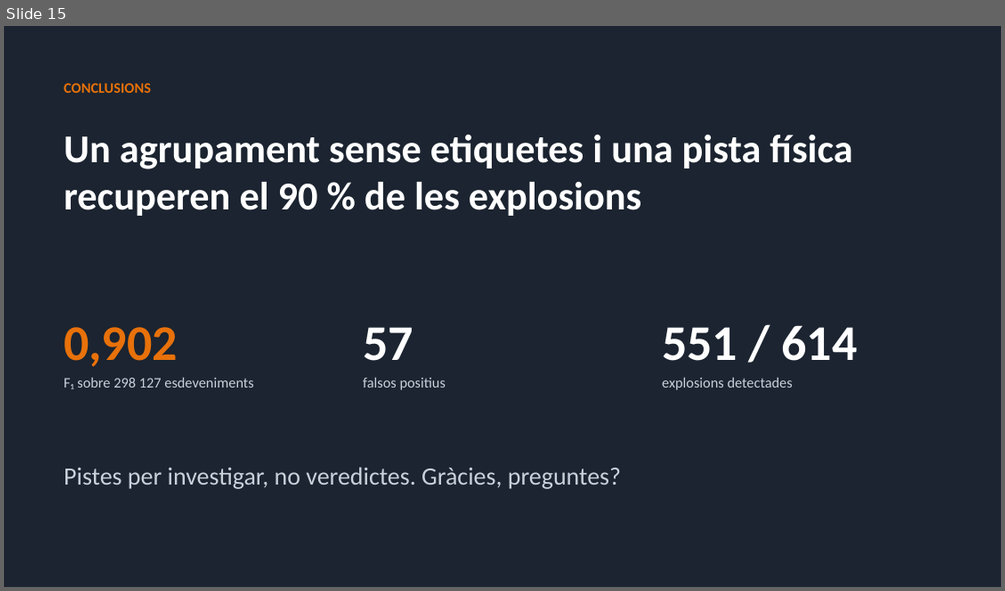
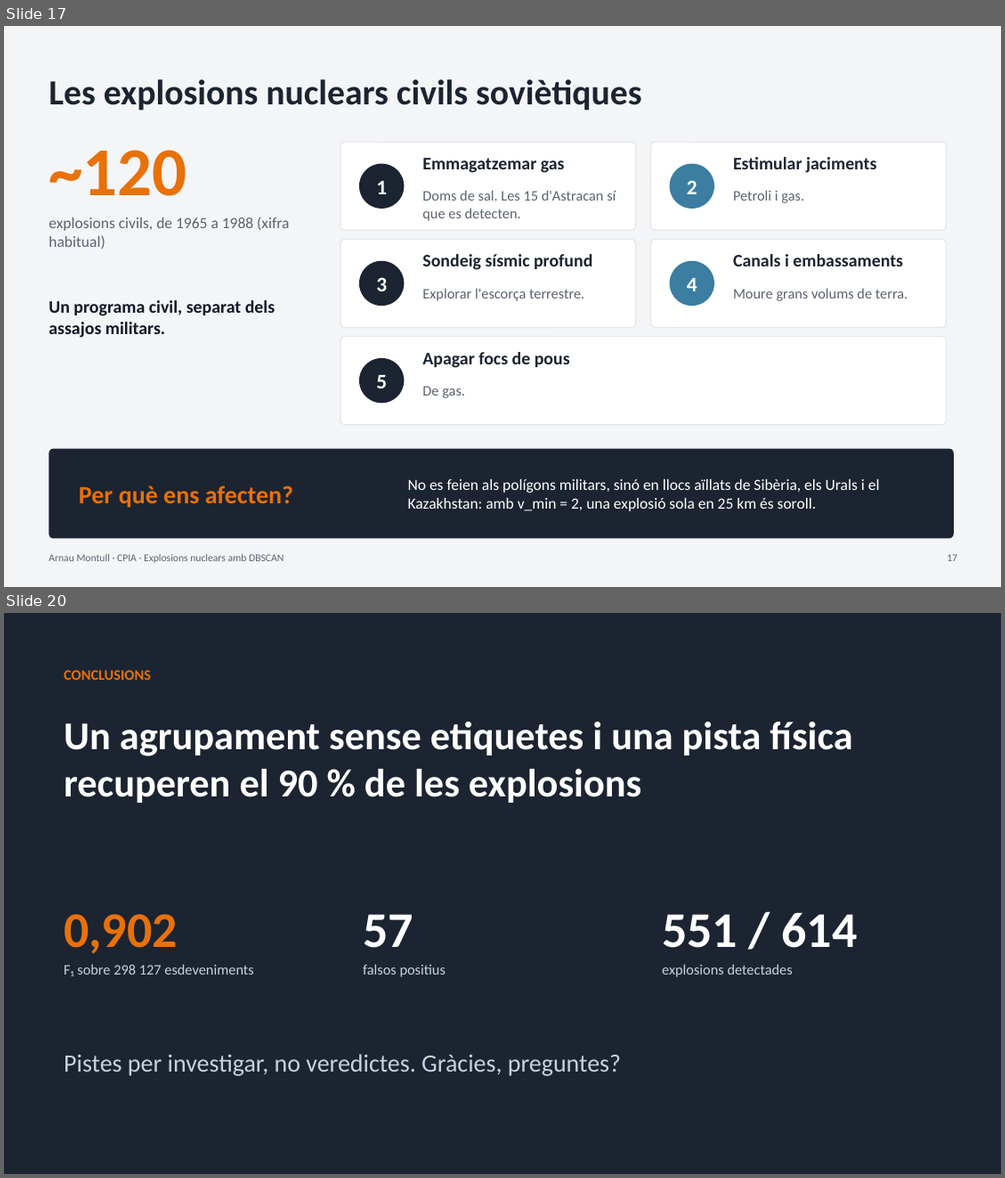
Before and after one commit to ArnauMontull/CPIA-Expo, a slide deck: presentacion/expo_arnau.pptx. Shown one above the other, each under a label of ours: slide 15 before the commit, slides 17 and 20 after it; the slides between them are not shown. The pictures are 1005x591 and 1005x1178 pixels, drawn with LibreOffice and Linux fonts; fonts in the diff are those of the drawing. Boxes give left, top, right and bottom in pixels: in the first picture for what was removed or moved away, otherwise in the second. Text is boxed around its words. In the diff, an @@ line names an element or a change of style, - is before the commit and + after.

```diff
--- a/presentacion/expo_arnau.pptx
+++ b/presentacion/expo_arnau.pptx
@@ slide 17 added at [4,26,1001,587], background #F4F5F7 @@
@@ text added at [48,79,641,111], 34 pt, text #1B2430, bold @@
+Les explosions nuclears civils soviètiques
@@ text added at [48,150,186,196], 66 pt, text #E8710A, bold @@
+~120
@@ rounded rectangle added at [340,142,636,230], fill #FFFFFF, outline #E3E6EA 1 pt @@
@@ text added at [422,158,565,173], 17 pt, text #1B2430, bold @@
+Emmagatzemar gas
@@ rounded rectangle added at [651,142,947,230], fill #FFFFFF, outline #E3E6EA 1 pt @@
@@ text added at [733,157,876,173], 17 pt, text #1B2430, bold @@
+Estimular jaciments
@@ ellipse added at [359,164,404,208], fill #1B2430, 20 pt, text #FFFFFF, bold @@
+1
@@ ellipse added at [670,164,714,208], fill #3B7EA1, 20 pt, text #FFFFFF, bold @@
+2
@@ text added at [422,190,615,221], 14 pt, text #5B6370 @@
+Doms de sal. Les 15 d'Astracan sí que es detecten.
@@ text added at [733,190,804,203], 14 pt, text #5B6370 @@
+Petroli i gas.
@@ text added at [48,216,289,248], 15 pt, text #5B6370 @@
+explosions civils, de 1965 a 1988 (xifra habitual)
@@ rounded rectangle added at [340,239,636,328], fill #FFFFFF, outline #E3E6EA 1 pt @@
@@ rounded rectangle added at [651,239,947,328], fill #FFFFFF, outline #E3E6EA 1 pt @@
@@ ellipse added at [359,261,404,305], fill #1B2430, 20 pt, text #FFFFFF, bold @@
+3
@@ text added at [422,254,592,270], 17 pt, text #1B2430, bold @@
+Sondeig sísmic profund
@@ ellipse added at [670,261,714,305], fill #3B7EA1, 20 pt, text #FFFFFF, bold @@
+4
@@ text added at [733,254,903,266], 17 pt, text #1B2430, bold @@
+Canals i embassaments
@@ text added at [422,288,584,301], 14 pt, text #5B6370 @@
+Explorar l'escorça terrestre.
@@ text added at [733,288,907,301], 14 pt, text #5B6370 @@
+Moure grans volums de terra.
@@ text added at [48,300,275,338], 17 pt, text #111827, bold @@
+Un programa civil, separat dels assajos militars.
@@ rounded rectangle added at [340,337,947,425], fill #FFFFFF, outline #E3E6EA 1 pt @@
@@ ellipse added at [359,358,404,402], fill #1B2430, 20 pt, text #FFFFFF, bold @@
+5
@@ text added at [422,352,570,368], 17 pt, text #1B2430, bold @@
+Apagar focs de pous
@@ text added at [422,386,465,398], 14 pt, text #5B6370 @@
+De gas.
@@ rounded rectangle added at [48,449,954,539], fill #1B2430 @@
@@ text added at [408,479,880,511], 15 pt, text #FFFFFF @@
+No es feien als polígons militars, sinó en llocs aïllats de Sibèria, els Urals i el Kazakhstan: amb v_min = 2, una explosió sola en 25 km és soroll.
@@ text added at [79,485,293,507], 24 pt, text #E8710A, bold @@
+Per què ens afecten?
@@ text added at [48,554,283,563], 10 pt, text #5B6370 @@
+Arnau Montull · CPIA · Explosions nuclears amb DBSCAN
@@ text added at [947,554,957,561], 10 pt, text #5B6370 @@
+17
@@ what was slide 15 is now slide 20 @@
```
Also in this commit, not shown: 8 slides changed, 4 other slides added, 5 other files.
